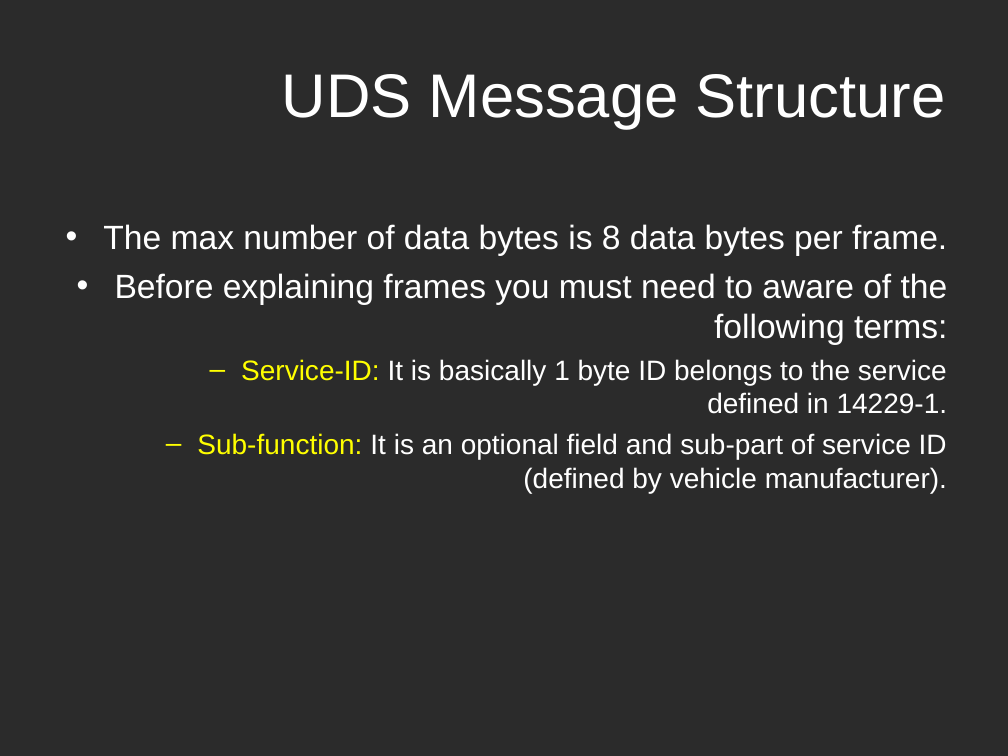
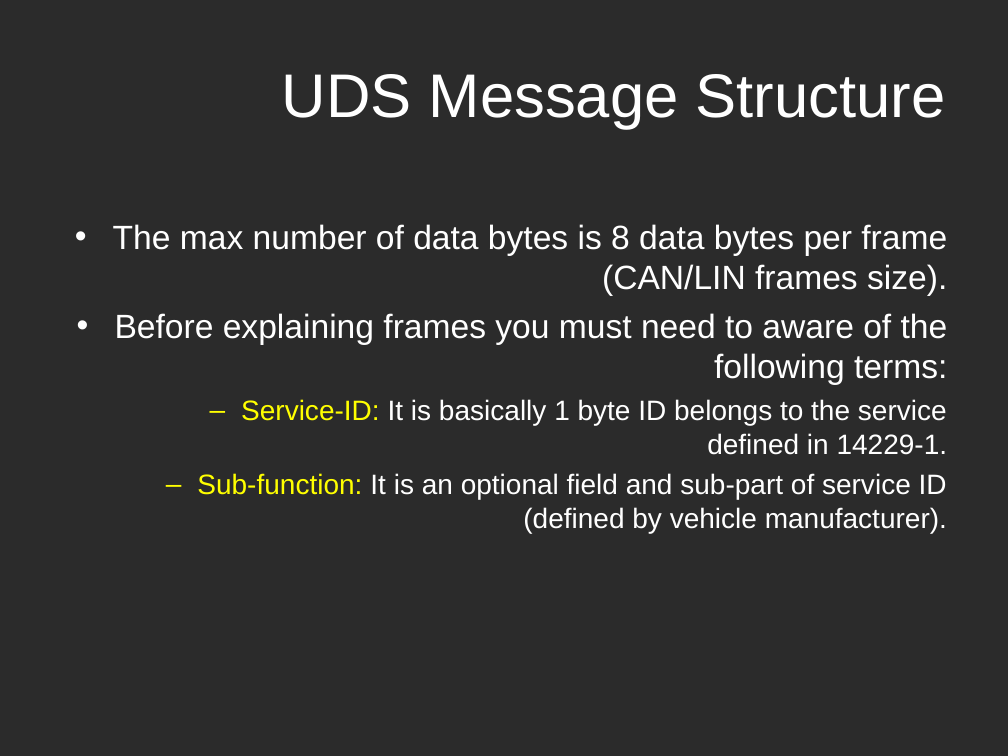
Before and after one commit to Marcelle-Samir/Firmware_Over_The_Air, a slide deck: slide 10 of project Documentation/Second week/Search-UDS.ppt (slide 11 before the commit). Drawn at 1008x756 pixels with LibreOffice and Linux fonts; fonts in the diff are those of the drawing; background and template pictures are left out; a plain dark background stands for a picture behind light text. Boxes give left, top, right and bottom in pixels: in the first picture for what was removed or moved away, otherwise in the second. Text is boxed around its words. In the diff, an @@ line names an element or a change of style, - is before the commit and + after.

```diff
--- a/project Documentation/Second week/Search-UDS.ppt
+++ b/project Documentation/Second week/Search-UDS.ppt
@@ text at bbox=[113, 224, 947, 296]: text changed @@
-• The max number of data bytes is 8 data bytes per frame.
+• The max number of data bytes is 8 data bytes per frame (CAN/LIN frames size).
```
Also in this commit, not shown: 2 other slides changed, 5 slides added.
